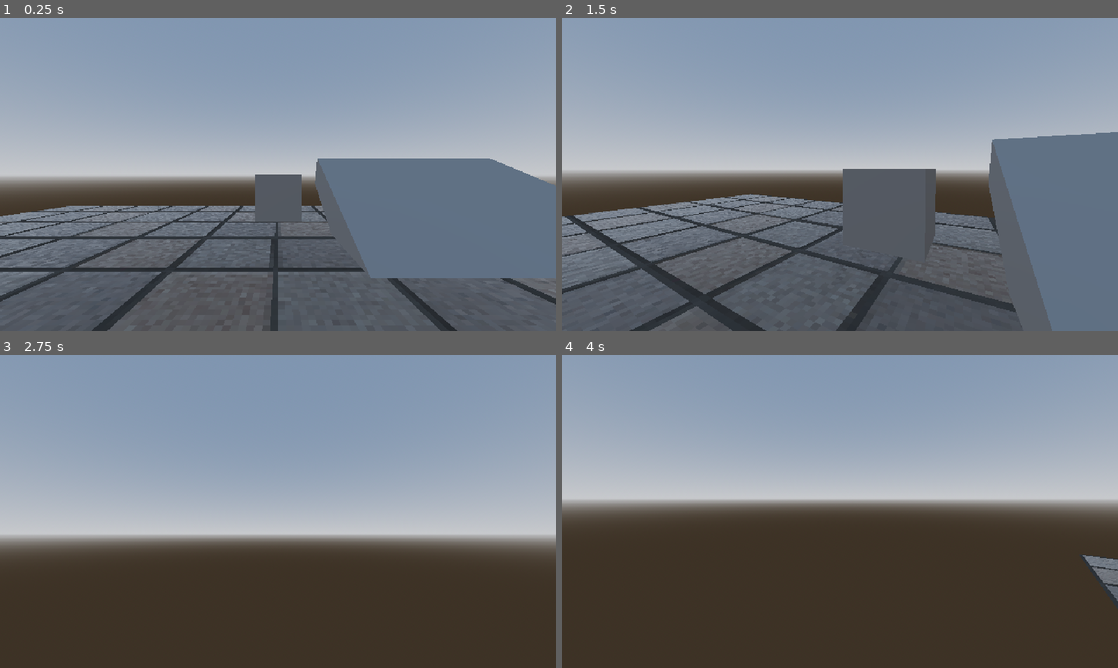
Above: before the commit, frames 1-4 (two rows, left to right).
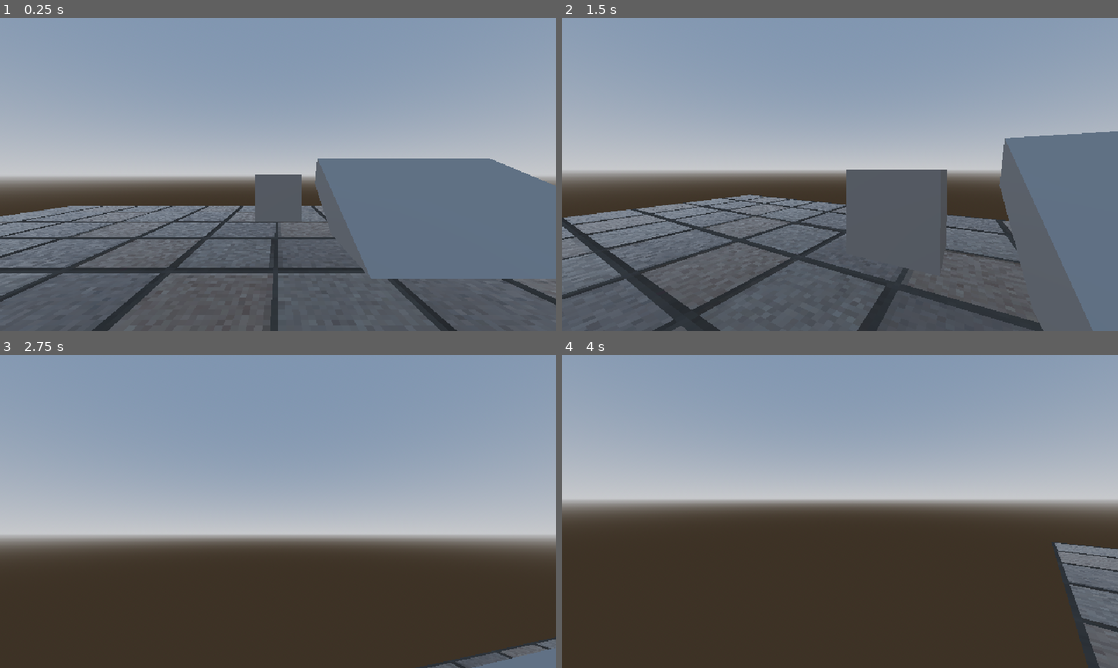
Above: after the commit, the same moments.

Repository: nulture/the_archives
Game: Godot game, scene res://scenes/world.tscn
Two runs of this game, one before a commit and one after it. Both use one fixed random seed, a clock stepped at 60 frames per second and the inputs below.
Inputs (mouse positions are in pixels of both pictures, inside the frame that each line leads up to):
- Up to frame 1 (0.25 s): no input
- Up to frame 2 (1.5 s): tap Enter at 0.5 s; move the mouse to (867, 174) at 0.52 s; hold Space (jump) 0.53-1.28 s; hold W (walk_forward) from 0.53 s (still down); click (867, 174) at 0.67 s; move the mouse to (812, 174) at 1.27 s; tap Shift (sprint) at 1.35 s
- Up to frame 3 (2.75 s): keep holding W (walk_forward); tap Space (jump) at 1.52, 1.55, 1.82 s; move the mouse to (289, 505) at 2.02 s; hold Space (jump) from 2.03 s (still down)
- Up to frame 4 (4 s): keep holding W (walk_forward); move the mouse to (834, 517) at 2.77 s; release Space (jump) at 2.78 s; tap Shift (sprint) at 2.85 s; click (834, 517) at 2.92 s; tap Space (jump) at 3.02, 3.05, 3.32 s; move the mouse to (878, 514) at 3.52 s; hold Space (jump) from 3.53 s (still down)

The runs differ from the first frame. In frame 1, 0.8% of the frame differs, in the area x 0-100%, y 45-100%; in frame 2, 14%, in the area x 0-100%, y 36-100%; in frame 3, 1.0%; in frame 4, 2.2%.

Commit message:
Switched player character to characterbody3d

Diff:
--- a/scenes/player.tscn
+++ b/scenes/player.tscn
@@ -1,9 +1,6 @@
-[gd_scene load_steps=6 format=3 uid="uid://bowekhs5mnpfs"]
+[gd_scene load_steps=5 format=3 uid="uid://bowekhs5mnpfs"]
 
 [ext_resource type="Script" path="res://scripts/player.gd" id="1_g6rkt"]
-
-[sub_resource type="PhysicsMaterial" id="PhysicsMaterial_47urd"]
-friction = 0.0
 
 [sub_resource type="CapsuleShape3D" id="CapsuleShape3D_4ojsg"]
 radius = 0.333
@@ -14,18 +11,17 @@
 [sub_resource type="BoxShape3D" id="BoxShape3D_7cxpb"]
 size = Vector3(0.5, 0.01, 0.01)
 
-[node name="player" type="RigidBody3D"]
+[node name="player" type="CharacterBody3D"]
 axis_lock_angular_x = true
 axis_lock_angular_y = true
 axis_lock_angular_z = true
-physics_material_override = SubResource("PhysicsMaterial_47urd")
 script = ExtResource("1_g6rkt")
-walk_damp = 10.0
 
 [node name="shape" type="CollisionShape3D" parent="."]
 shape = SubResource("CapsuleShape3D_4ojsg")
 
 [node name="floor_sensor" type="ShapeCast3D" parent="."]
+visible = false
 shape = SubResource("CapsuleShape3D_x8wxm")
 target_position = Vector3(0, -0.1, 0)
 max_results = 1
@@ -33,7 +29,6 @@
 [node name="ledge_sensor" type="ShapeCast3D" parent="."]
 transform = Transform3D(1, 0, 0, 0, 1, 0, 0, 0, 1, 0, 0.7, -0.4)
 shape = SubResource("BoxShape3D_7cxpb")
-target_position = Vector3(0, -1.5, 0)
 
 [node name="pov" type="Node3D" parent="."]
 transform = Transform3D(1, 0, 0, 0, 1, 0, 0, 0, 1, 0, 0.5, -0.158843)
--- a/scripts/player.gd
+++ b/scripts/player.gd
@@ -1,15 +1,16 @@
 
-extends RigidBody3D
+extends CharacterBody3D
 
 const JUMP_VELOCITY = 4.5
 
 @onready var pov : Node3D = $pov
 @onready var floor_sensor : ShapeCast3D = $floor_sensor
 @onready var ledge_sensor : ShapeCast3D = $ledge_sensor
+@onready var gravity_strength : float = ProjectSettings.get_setting("physics/3d/default_gravity") * 0.02
 
-@export var walk_slow_speed : float = 40.0
-@export var walk_fast_speed : float = 60.0
-@export var walk_damp : float = 7.0
+@export var walk_slow_speed : float = 1.0
+@export var walk_fast_speed : float = 1.5
+@export var walk_damp : float = 0.2
 @export_range(0, 1, 0.025) var walk_air_control : float = 0.125
 
 @export var turn_speed : float = 1.0
@@ -30,16 +31,11 @@
 		_is_sprinting = value
 
 
-var is_on_floor : bool :
-	get: return floor_sensor.is_colliding()
-
-
 var walk_speed : float :
 	get: return walk_fast_speed if is_sprinting else walk_slow_speed
 
 
 func _ready() -> void:
-	# floor_sensor.
 	pass
 
 
@@ -63,27 +59,30 @@
 	pov.rotation_degrees = Vector3(clamp(pov.rotation_degrees.x, -90, 90), pov.rotation_degrees.y, pov.rotation_degrees.z)
 	turn_mouse_axis = Vector2.ZERO
 
-	var walk_axis := Input.get_vector("strafe_left", "strafe_right", "walk_forward", "walk_back")
-	var walk_vector := (transform.basis * Vector3(walk_axis.x, 0, walk_axis.y))
+	var walk_input := Input.get_vector("strafe_left", "strafe_right", "walk_forward", "walk_back")
+	var walk_vector := transform.basis * Vector3(walk_input.x, 0, walk_input.y)
 
-	var floor_scalar = 1.0 if is_on_floor else walk_air_control
-	self.apply_force(walk_vector * walk_speed * floor_scalar)
-	self.apply_force(-self.linear_velocity * (Vector3.ONE - Vector3.UP) * walk_damp * floor_scalar)
+	var floor_scalar := 1.0 if is_on_floor() else walk_air_control
 
-	if is_on_floor:
+	self.velocity += walk_vector * walk_speed * floor_scalar
+	self.velocity -= self.velocity * (Vector3.ONE - Vector3.UP) * walk_damp * floor_scalar
+
+	if is_on_floor():
 		is_ledgegrab_exhausted = false
-	elif walk_axis:
-		try_ledgegrab()
+	else:
+		self.velocity -= self.up_direction * gravity_strength
+		if walk_input:
+			try_ledgegrab()
+
+	move_and_slide()
 
 func try_ledgegrab() -> void:
-	if is_ledgegrab_exhausted or is_on_floor or self.linear_velocity.y >= 0.0 or not ledge_sensor.is_colliding(): return
+	if is_ledgegrab_exhausted or is_on_floor() or self.velocity.y >= 0.0 or not ledge_sensor.is_colliding(): return
+	is_ledgegrab_exhausted = true
 
-
-	self.linear_velocity = self.linear_velocity * (Vector3.ONE - Vector3.UP)
-	self.apply_impulse(Vector3.UP * ledgegrab_strength)
-	is_ledgegrab_exhausted = true
+	self.velocity.y = ledgegrab_strength
 
 
 func try_jump() -> void:
-	if not is_on_floor: return
-	self.apply_impulse(Vector3.UP * jump_strength)
+	if not is_on_floor(): return
+	self.velocity.y = jump_strength
